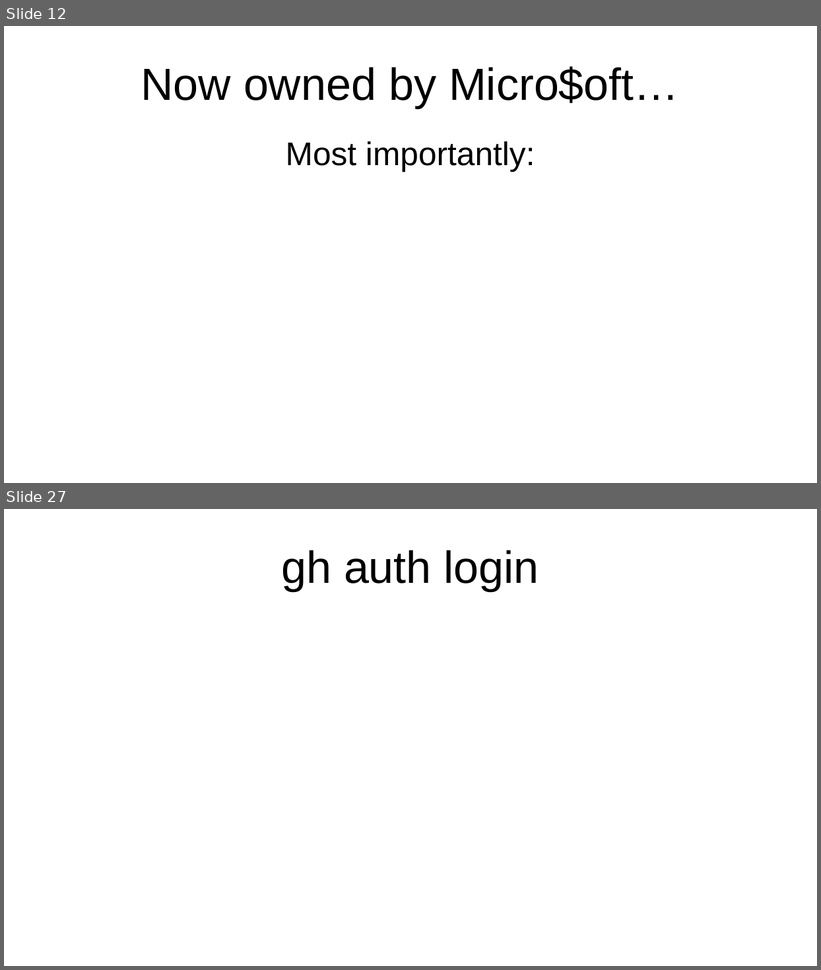
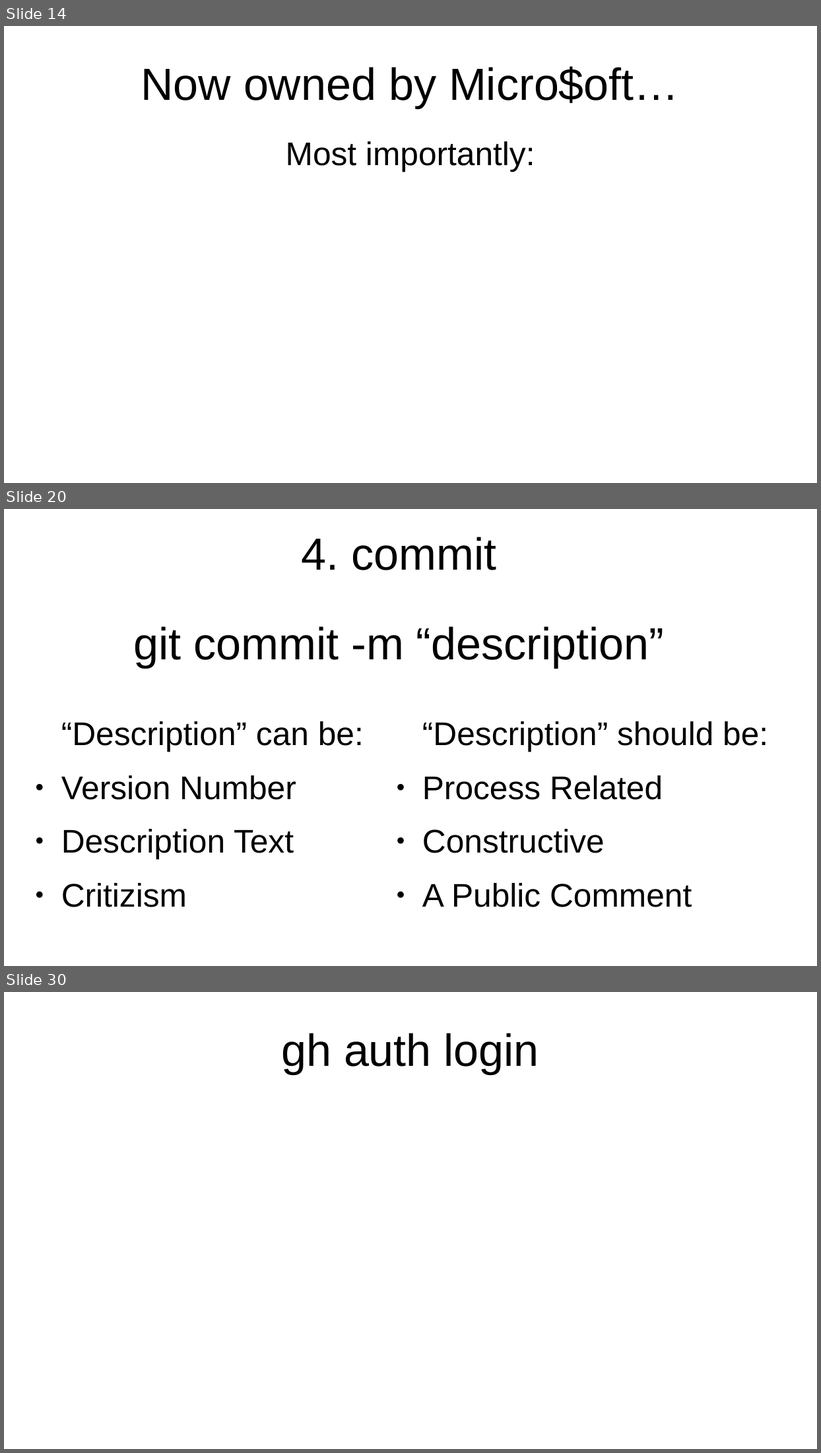
Before and after one commit to flintiii/TenStatementGit, a slide deck: vm_workshop_presentation.odp. Shown one above the other, each under a label of ours: slides 12 and 27 before the commit, slides 14, 20 and 30 after it; the slides between them are not shown. The pictures are 821x970 and 821x1453 pixels, drawn with LibreOffice and Linux fonts; fonts in the diff are those of the drawing. Boxes give left, top, right and bottom in pixels: in the first picture for what was removed or moved away, otherwise in the second. Text is boxed around its words. In the diff, an @@ line names an element or a change of style, - is before the commit and + after.

```diff
--- a/vm_workshop_presentation.odp
+++ b/vm_workshop_presentation.odp
@@ slide 20 added at bbox=[4, 509, 817, 966], background #FFFFFF @@
@@ title added at bbox=[302, 537, 497, 570], 44 pt, text #000000 @@
+4. commit
@@ title added at bbox=[133, 626, 665, 668], 44 pt, text #000000 @@
+git commit -m “description”
@@ text added at bbox=[61, 722, 364, 908], 32 pt, text #000000 @@
+“Description” can be:
+● Version Number
+● Description Text
+● Critizism
@@ text added at bbox=[422, 722, 768, 908], 32 pt, text #000000 @@
+“Description” should be:
+● Process Related
+● Constructive
+● A Public Comment
@@ what was slide 12 is now slide 14 @@
@@ what was slide 27 is now slide 30 @@
```
Also in this commit, not shown: 4 slides changed, 12 other slides added, 12 slides removed.
